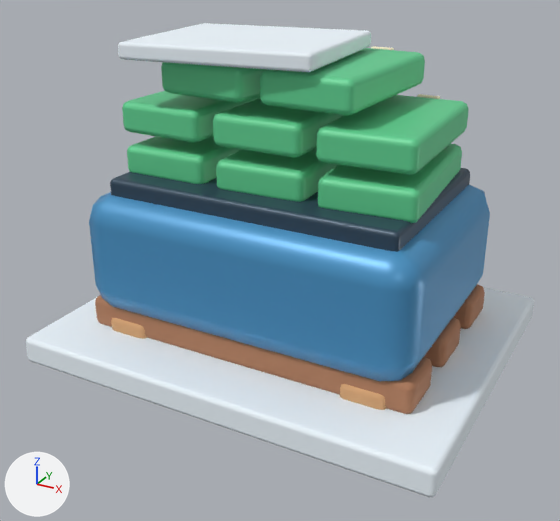
The glTF model HavenlineGodot/assets/stations_v2/money_stack.glb as it was, and as the next commit left it.
One viewpoint serves both versions: a 50 mm lens placed at (1.21, -2.29, 1.43), pointed at (0.0, -0.1, 0.34). Every picture has the same lights, and +X, +Y and +Z are marked at lower left. The picture after the commit comes second. Vertices at exactly the same position are counted once.

In view in the first picture: 'money_stack'.
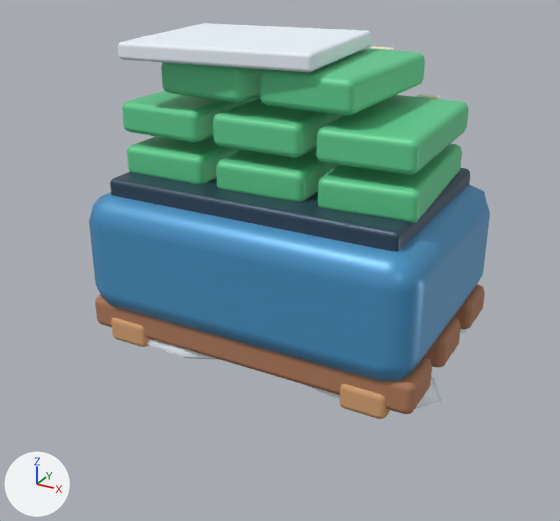
Changed parts and their boxes [x1, y1, x2, y2] in the pictures (560 x 521 px):
'money_stack', reshaped (21% narrower, 16% shorter): before [26, 23, 534, 497]; after [89, 23, 490, 419]
part 1 of me_money_stack, added: after [147, 339, 216, 359]
part 2 of me_money_stack, added (mostly hidden): after [306, 377, 441, 409]
part 3 of me_money_stack, deleted: before [26, 287, 534, 497]

The change, as a list of edits to the scene's bpy script:
```text
Change me_money_stack:
    used by ob_money_stack; location = (0.0, 0.0, 0.0)
    remove me_money_stack.from_pydata(...)  # 1490 vertices, 2868 faces; spans x -0.76..0.76, y -0.61..0.61, z -0.03..1.09
    add me_money_stack.from_pydata(...)  # 1587 vertices, 3039 faces; spans x -0.66..0.66, y -0.44..0.49, z -0.01..1.09
    me_money_stack part 1: a new loose piece of 29 vertices spanning x -0.52..-0.02, y -0.41..-0.05, z -0.01..0.1, in mat_hl_snow (white #eff8ff)
    me_money_stack part 2: a new loose piece of 29 vertices spanning x 0.09..0.66, y -0.39..-0.05, z -0.01..0.1, in mat_hl_snow (white #eff8ff)
    me_money_stack part 3
    56 vertices are removed from x -0.76..0.76, y -0.61..0.61, z -0.03..0.07
    108 faces are deleted
    other edits to the shape of me_money_stack do not show in these pictures
```
